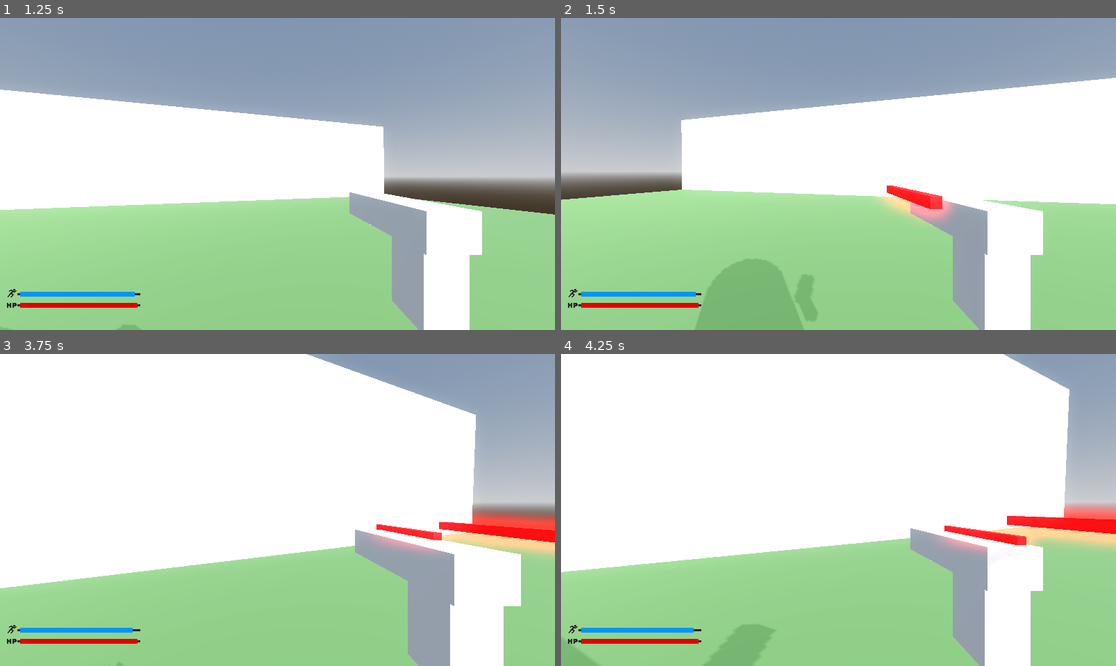
Above: before the commit, frames 1-4 (two rows, left to right).
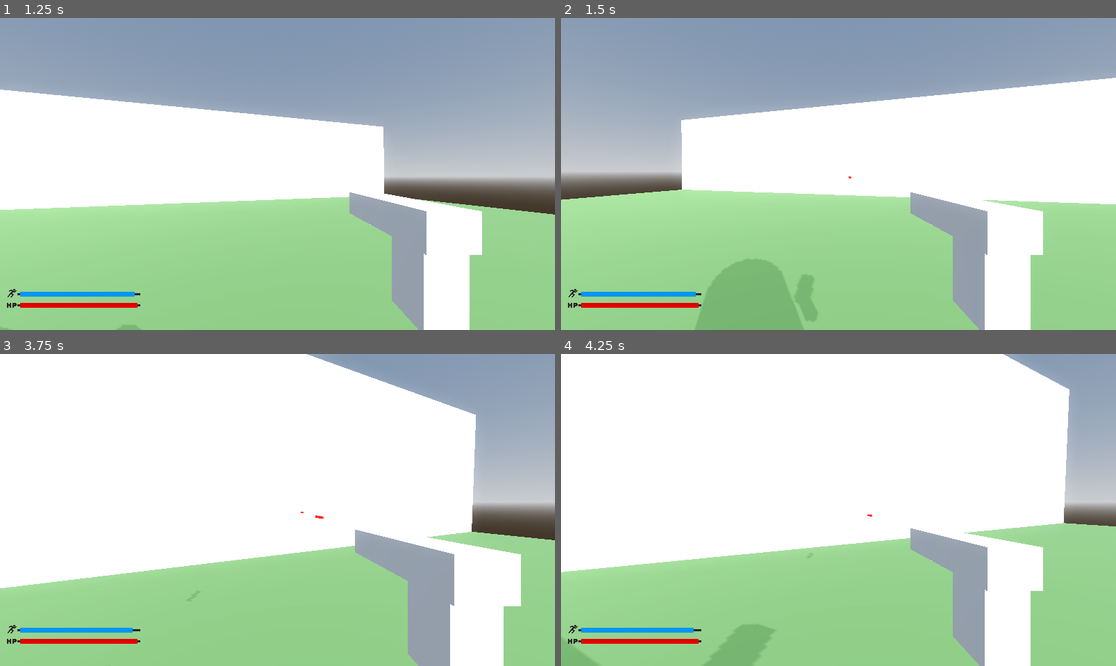
Above: after the commit, the same moments.

Repository: boltnzl/project-override
Game: Godot game, scene res://level.tscn
The game is run twice, just before and just after one commit, with the same random seed, the same clock (stepped at 60 frames per second) and the same inputs.
Inputs (mouse positions are in pixels of both pictures, inside the frame that each line leads up to):
- Up to frame 1 (1.25 s): move the mouse to (305, 174) at 0.52 s; hold W (up) from 0.53 s (still down); hold Shift (sprint) from 0.53 s (still down); tap Space (jump) at 0.77 s
- Up to frame 2 (1.5 s): keep holding W (up); move the mouse to (810, 174) at 1.27 s; release Shift (sprint) at 1.28 s; click (810, 174) at 1.35 s
- Up to frame 3 (3.75 s): keep holding W (up); tap Space (jump) at 1.52, 3.02 s; tap Shift (sprint) at 1.55, 2.85 s; move the mouse to (288, 503) at 2.02 s; hold Shift (sprint) 2.03-2.78 s; move the mouse to (271, 516) at 2.77 s; move the mouse to (316, 513) at 3.52 s; press the mouse at (316, 513) at 3.53 s
- Up to frame 4 (4.25 s): keep holding W (up); tap Space (jump) at 3.77 s; tap Shift (sprint) at 3.8 s

Frame 1 is identical in both runs. In frame 2, 1.0% of the frame differs, in the area x 51-71%, y 50-66%; in frame 3, 2.8%, in the area x 21-100%, y 49-100%; in frame 4, 2.7%.
Error before the commit: Parse Error: Unexpected identifier "dd" in class body. (res://bullet.gd:21)

Commit message:
stamina fixed

Diff:
--- a/Pistol.tscn
+++ b/Pistol.tscn
@@ -1,6 +1,21 @@
 [gd_scene load_steps=5 format=3 uid="uid://ceqyga5x7ar70"]
 
 [ext_resource type="PackedScene" uid="uid://7muc1ra7b3v2" path="res://art/untitled.glb" id="1_1e1q2"]
+
+[sub_resource type="Animation" id="Animation_n8kc8"]
+length = 0.001
+tracks/0/type = "value"
+tracks/0/imported = false
+tracks/0/enabled = true
+tracks/0/path = NodePath("Cube:position")
+tracks/0/interp = 1
+tracks/0/loop_wrap = true
+tracks/0/keys = {
+"times": PackedFloat32Array(0),
+"transitions": PackedFloat32Array(1),
+"update": 0,
+"values": [Vector3(0, 0, 0)]
+}
 
 [sub_resource type="Animation" id="Animation_1e1q2"]
 resource_name = "shoot"
@@ -17,21 +32,6 @@
 "transitions": PackedFloat32Array(1, 1, 1),
 "update": 0,
 "values": [Vector3(0, 0, 0), Vector3(0, 0, 0.5), Vector3(0, 0, 0)]
-}
-
-[sub_resource type="Animation" id="Animation_n8kc8"]
-length = 0.001
-tracks/0/type = "value"
-tracks/0/imported = false
-tracks/0/enabled = true
-tracks/0/path = NodePath("Cube:position")
-tracks/0/interp = 1
-tracks/0/loop_wrap = true
-tracks/0/keys = {
-"times": PackedFloat32Array(0),
-"transitions": PackedFloat32Array(1),
-"update": 0,
-"values": [Vector3(0, 0, 0)]
 }
 
 [sub_resource type="AnimationLibrary" id="AnimationLibrary_awtjx"]
--- a/bullet.gd
+++ b/bullet.gd
@@ -7,17 +7,18 @@
 @onready var ray = $RayCast3D
 
 func _ready() -> void:
-	pass
+	# Make sure particles are set to one_shot so they stop automatically
+	particles.one_shot = true
+	particles.emitting = false
 
 func _physics_process(delta: float) -> void:
 	var distance = SPEED * delta
 	ray.target_position = Vector3(0, 0, -distance)
 	position += transform.basis * Vector3(0, 0, -SPEED) * delta
+
 	if ray.is_colliding():
 		mesh.visible = false
 		particles.emitting = true
-		await get_tree().create_timer(1.0).timeout
+		# Wait for full lifetime before freeing
+		await get_tree().create_timer(particles.lifetime).timeout
 		queue_free()
-dd
-func _on_timer_timeout() -> void:
-	queue_free()
--- a/scripts/Stamina.gd
+++ b/scripts/Stamina.gd
@@ -1,27 +1,26 @@
 extends ProgressBar
 
-var can_regen = false
 var regen_delay = 0.5
 var regen_timer = 0.0
+var min = 20.0
+var exhausted = false
 
+var drainrate = 0.5
+var regenerate = 0.4
 
-# Sets max value at the start of game
 func _ready():
-    value = max_value
+	value = max_value
 
-
-# Sets max value at the start of game
 func _process(delta):
-    if Input.is_action_pressed("sprint") and value > 0:
-        value -= 0.5
-        can_regen = false
-        regen_timer = 0.0
-
-    else:
-        if !can_regen:
-            regen_timer += delta
-            if regen_timer >= regen_delay:
-                can_regen = true
-
-        if can_regen and value < max_value:
-            value += 0.4
+	if Input.is_action_pressed("sprint") and value > 0 and !exhausted:
+		value -= drainrate
+		regen_timer = 0.0
+		if value <= 0:
+			exhausted = true
+	else:
+		if regen_timer < regen_delay:
+			regen_timer += delta
+		elif value < max_value:
+			value += regenerate
+			if exhausted and value >= min:
+				exhausted = false
